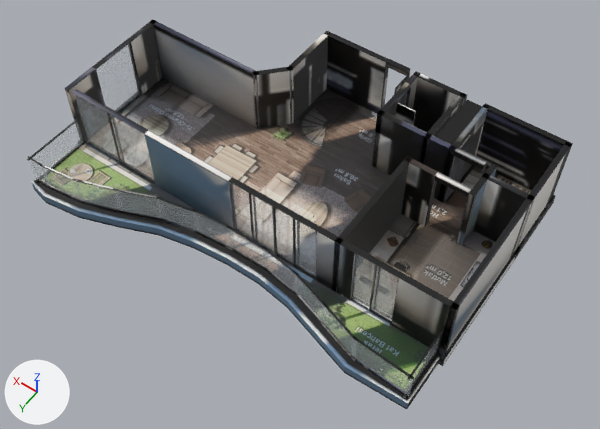
The glTF model _bake/glb/kent-62/model.glb, before and after one commit.
The view is the same before and after, from a 50 mm lens placed at (-9.57, 12.96, 19.28), pointed at (-0.86, 0.77, 0.12). Every picture has the same lights, and +X, +Y and +Z are marked at lower left. The picture after the commit comes second. Where no turn or scale is listed for an object, it has been applied to the vertices. Vertices at exactly the same position are counted once.
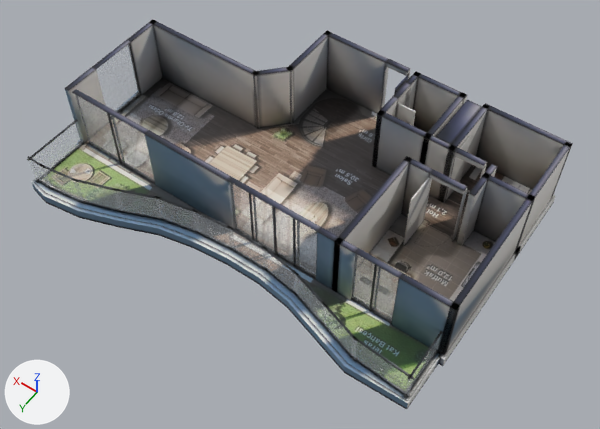
Diff of the bpy script that builds the scene:
```diff
--- a/_bake/glb/kent-62/model.glb.py
+++ b/_bake/glb/kent-62/model.glb.py
@@ mat_baked @@
 n3 = _N.new('ShaderNodeMapping'); n3.name = 'Mapping'
-n3.inputs[1].default_value = (0.00118, -14.22, 0.0)  # 'Location'
-n3.inputs[3].default_value = (15.97, 15.17, 1.0)  # 'Scale'
+n3.inputs[1].default_value = (0.00118, -14.23, 0.0)  # 'Location'
+n3.inputs[3].default_value = (15.97, 15.18, 1.0)  # 'Scale'
 n4 = _N.new('ShaderNodeUVMap'); n4.name = 'UV Map'
@@ me_mesh_0 @@
 me_mesh_0.from_pydata(...)  # 1912 vertices, 3344 faces; spans x 0.0..13.24, y -8.97..0.0, z 0.0..2.62
 # used by ob_mesh_0; location = (-6.62, 4.57, -0.36)
+# me_mesh_0 part 1: the loose piece of 56 vertices spanning x 1.55..1.59, y -6.73..-5.71, z 0.37..2.44 is scaled about its middle by (-1, -1.02, 1), then moved by (1.18, 1.02, 0.0)
+# me_mesh_0 part 2: the loose piece of 8 vertices spanning x 1.56..1.58, y -5.81..-5.61, z 0.36..2.48 is moved by (0.13, 0.0, 0.0)
+# me_mesh_0 part 3: the loose piece of 8 vertices spanning x 2.59..2.62, y -5.81..-5.61, z 0.36..2.48 is moved by (0.15, 0.0, 0.0)
+# me_mesh_0 part 4: 16 of the vertices in x 1.57..2.6, y -5.8..-5.63, z 2.44..2.62 are moved by (0.14, 0.0, 0.0)
+# me_mesh_0 part 5: 2 of the vertices in x 2.6, y -5.8..-5.63, z 0.36 are moved by (0.14, 0.0, 0.0)
+# me_mesh_0 part 6: 1823 kept faces spanning x 0.0..13.24, y -8.97..-0.13, z 0.0..2.62 get new texture (UV) coordinates
 me_mesh_0.materials.append(mat_baked)
```

Location of each change, [x1, y1, x2, y2] in pixels of the pictures (600 x 429 px; the box of a moved part takes in the faces that stretch with it):
'Mesh_0', surface changed, reshaped (black to grey): [27, 19, 573, 410] in both
part 1 of me_mesh_0, moved or reshaped (not visible before): after [403, 177, 431, 245]
part 2 of me_mesh_0, moved or reshaped: before [456, 196, 468, 244]; after [452, 190, 467, 241]
part 3 of me_mesh_0, moved or reshaped: before [424, 179, 437, 227]; after [423, 177, 432, 221]
part 4 of me_mesh_0, moved or reshaped: before [405, 156, 472, 197]; after [404, 156, 468, 194]
part 5 of me_mesh_0, moved or reshaped: before [401, 163, 435, 226]; after [401, 163, 430, 217]
part 6 of me_mesh_0, surface changed: [28, 20, 572, 409] in both
